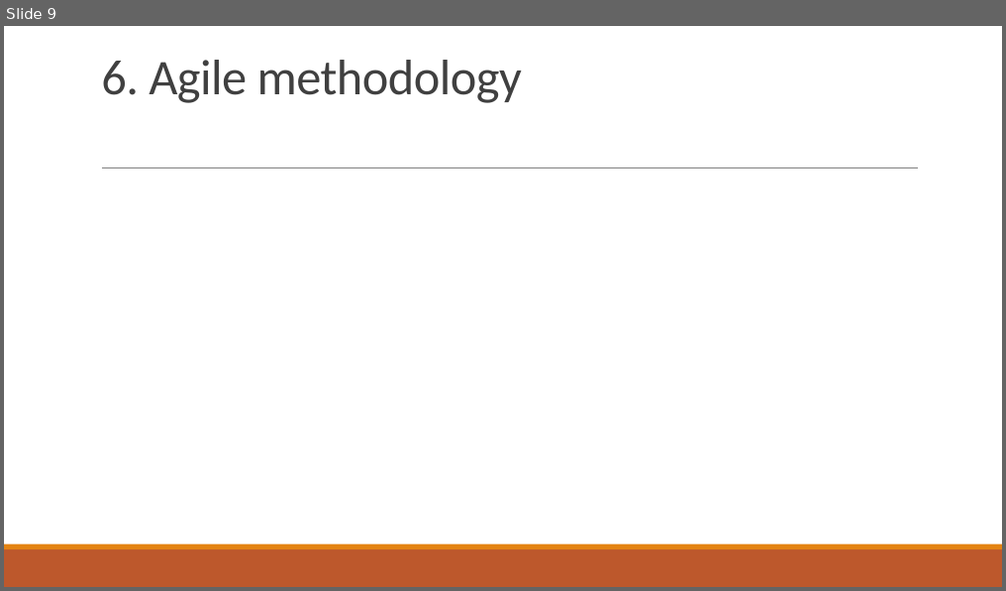
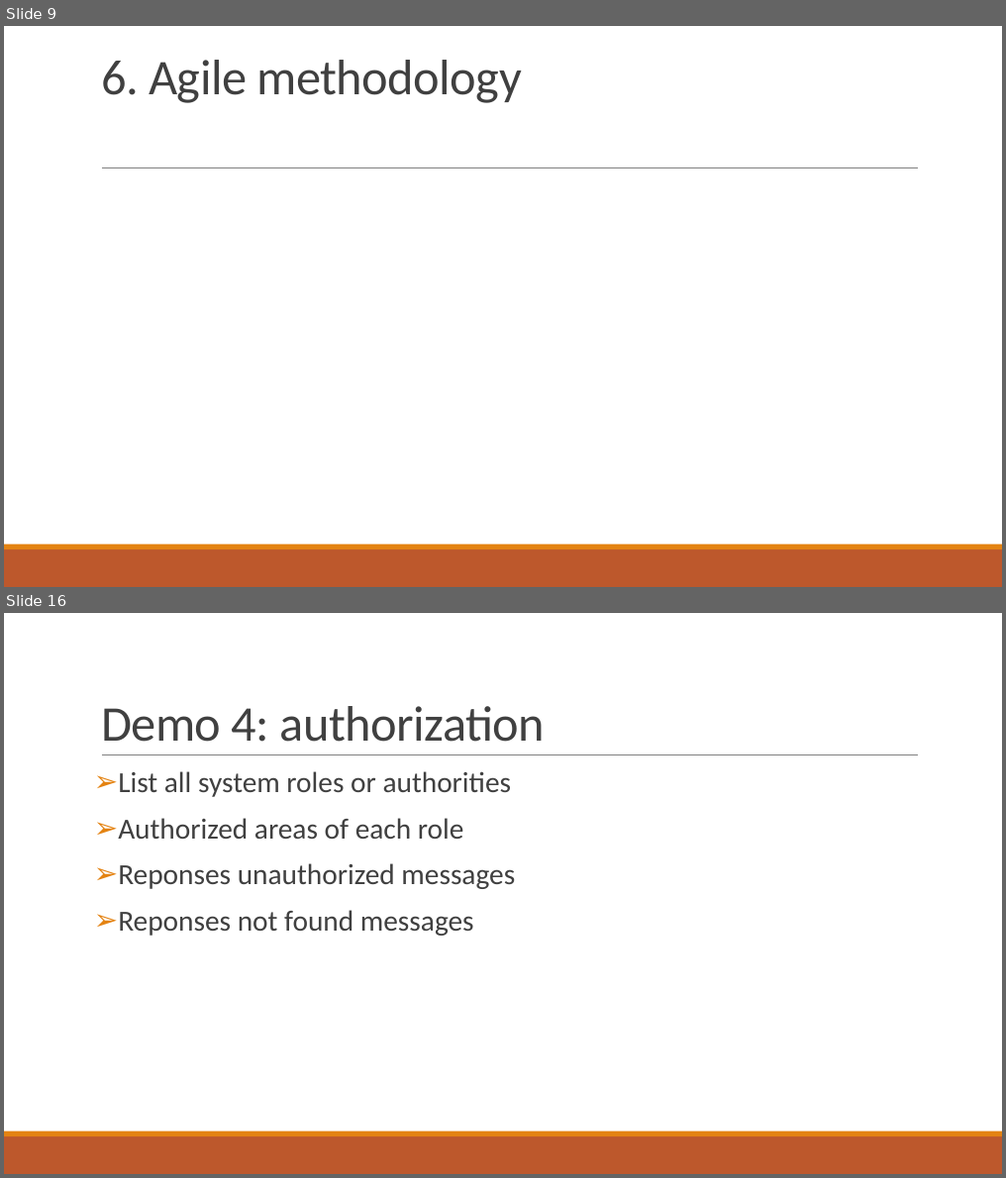
Before and after one commit to kaka-develop/ec-management, a slide deck: documents/Presentation.pptx. Shown one above the other, each under a label of ours: slide 9 before the commit, slides 9 and 16 after it; the slides between them are not shown. The pictures are 1006x591 and 1006x1178 pixels, drawn with LibreOffice and Linux fonts; fonts in the diff are those of the drawing. Boxes give left, top, right and bottom in pixels: in the first picture for what was removed or moved away, otherwise in the second. Text is boxed around its words. In the diff, an @@ line names an element or a change of style, - is before the commit and + after.

Commit message:
add Demo plan (1,2,3,4,5) for presentation

```diff
--- a/documents/Presentation.pptx
+++ b/documents/Presentation.pptx
@@ slide 16 added at (x1=4, y1=613, x2=1002, y2=1174), background #FFFFFF; not listed: 3 template elements that a slide beside it also shows @@
@@ title added at (x1=101, y1=706, x2=545, y2=742), 48 pt, text #404040 @@
+Demo 4: authorization
@@ text added at (x1=118, y1=771, x2=515, y2=936), 28 pt, text #404040 @@
+➢ List all system roles or authorities
+➢ Authorized areas of each role
+➢ Reponses unauthorized messages
+➢ Reponses not found messages
```
Also in this commit, not shown: 2 slides changed, 7 other slides added, 1 slide removed, 5 other files.
